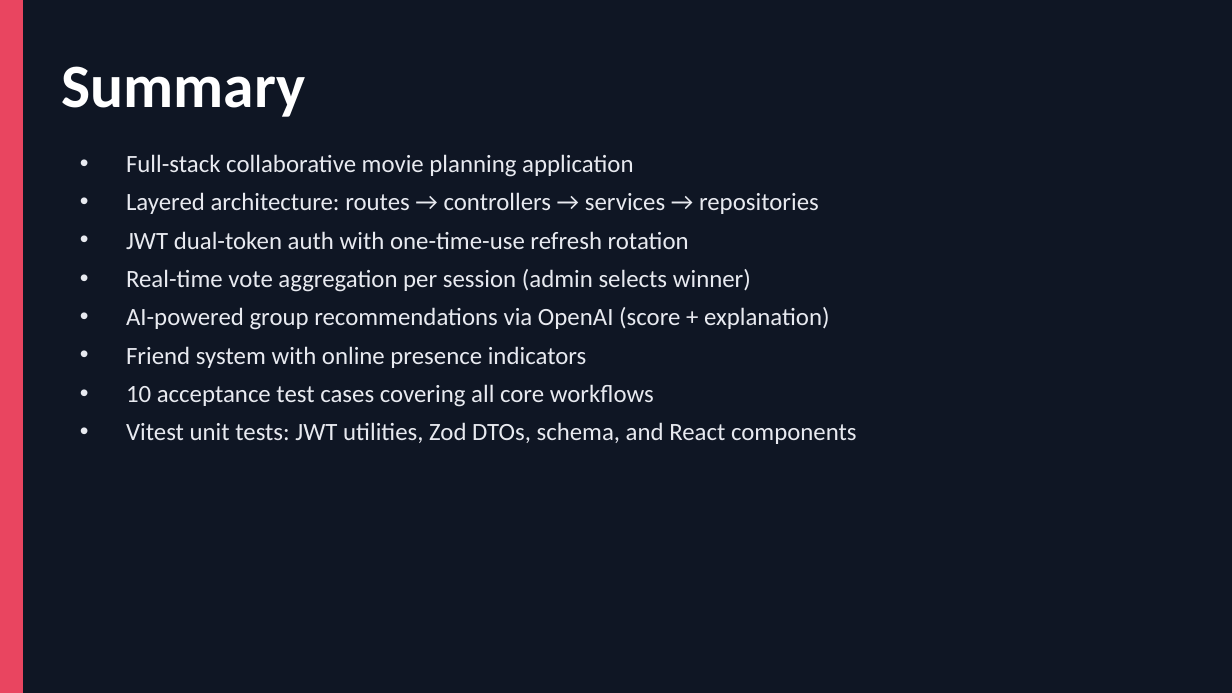
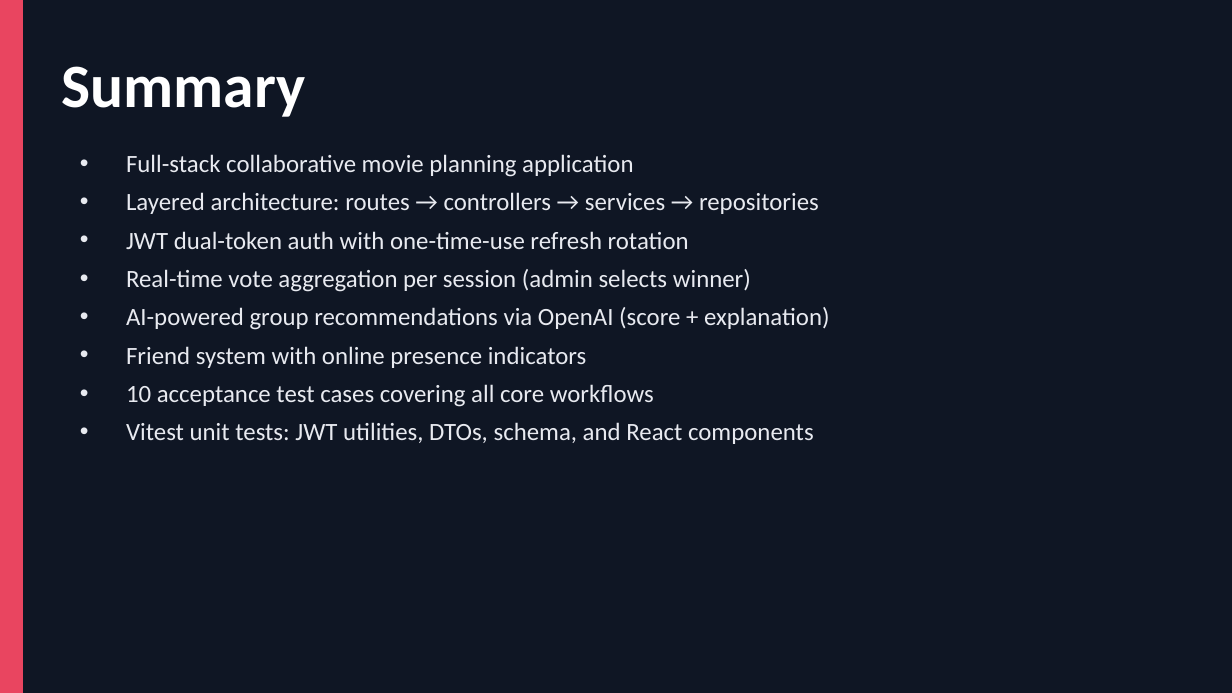
Before and after one commit to mingooyen/CS4398SoftwareEngineeringProject, a slide deck: slide 15 of submission/10_presentation.pptx (slide 12 before the commit). Drawn at 1232x693 pixels with LibreOffice and Linux fonts; fonts in the diff are those of the drawing. Boxes give left, top, right and bottom in pixels: in the first picture for what was removed or moved away, otherwise in the second. Text is boxed around its words. In the diff, an @@ line names an element or a change of style, - is before the commit and + after.

```diff
--- a/submission/10_presentation.pptx
+++ b/submission/10_presentation.pptx
@@ text at (126,422,814,444): text changed @@
-• Vitest unit tests: JWT utilities, Zod DTOs, schema, and React components
+• Vitest unit tests: JWT utilities, DTOs, schema, and React components
```
Also in this commit, not shown: 5 other slides changed, 4 slides added, 1 slide removed.
